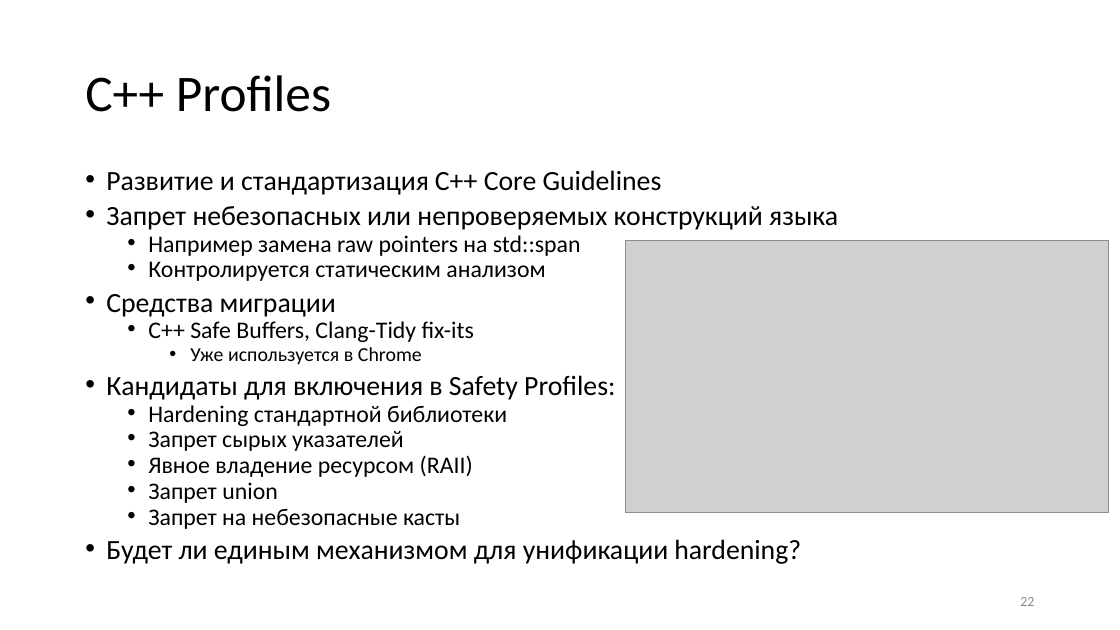
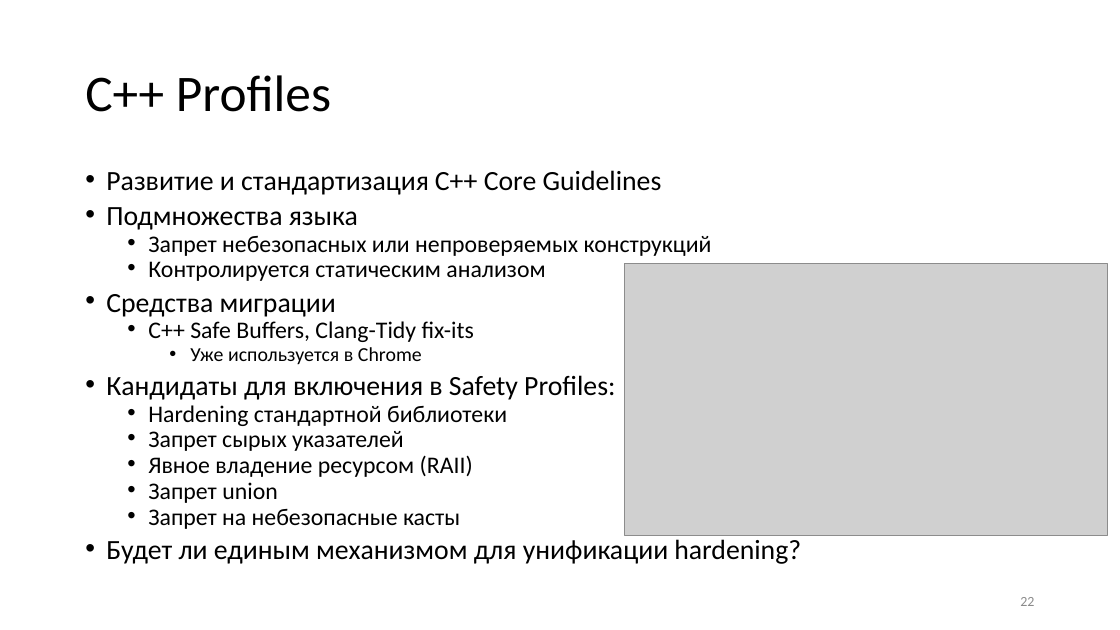
Before and after one commit to yugr/slides, a slide deck: slide 22 of CppZeroCost/2025/Rusyaev/hardening_v2.pptx. Drawn at 1120x630 pixels with LibreOffice and Linux fonts; fonts in the diff are those of the drawing; grey boxes stand for pictures. Boxes give left, top, right and bottom in pixels: in the first picture for what was removed or moved away, otherwise in the second. Text is boxed around its words. In the diff, an @@ line names an element or a change of style, - is before the commit and + after.

```diff
--- a/CppZeroCost/2025/Rusyaev/hardening_v2.pptx
+++ b/CppZeroCost/2025/Rusyaev/hardening_v2.pptx
@@ text at [106, 207, 712, 256]: text changed; size 23.8 to 20.4 pt @@
-• Запрет небезопасных или непроверяемых конструкций языка
-  • Например замена raw pointers на std::span
+• Подмножества языка
+  • Запрет небезопасных или непроверяемых конструкций
@@ picture: place and size @@
-picture at [625, 241, 1108, 513]
+picture at [624, 263, 1107, 535]
```
Also in this commit, not shown: 4 other slides changed, 5 other files.
